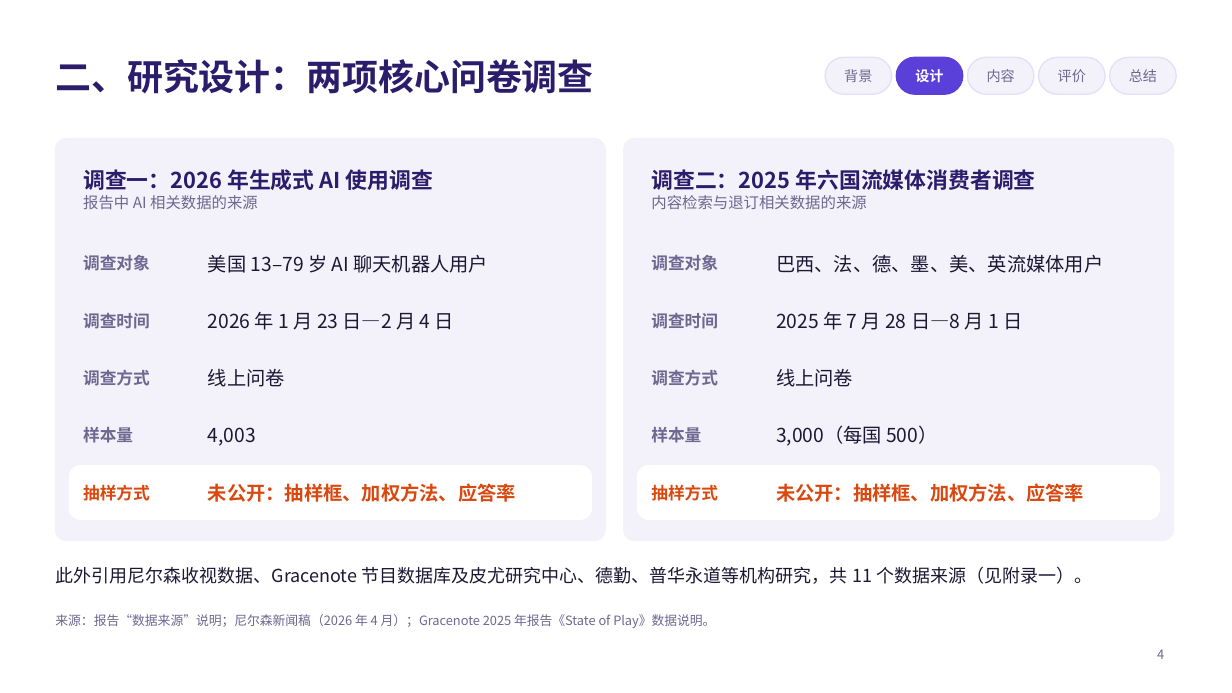
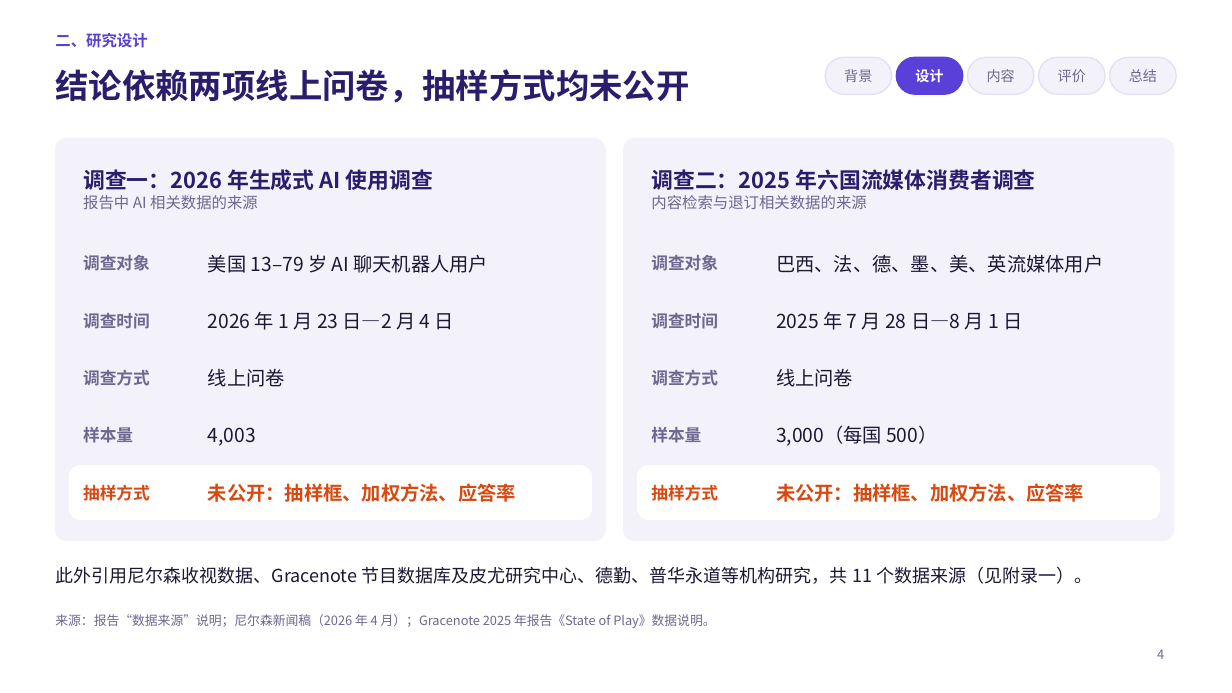
Before and after one commit to jayleo113/ppt, a slide deck: slide 4 of Gracenote报告解读_课堂汇报.pptx. Drawn at 1232x693 pixels with LibreOffice and Linux fonts; fonts in the diff are those of the drawing. Boxes give left, top, right and bottom in pixels: in the first picture for what was removed or moved away, otherwise in the second. Text is boxed around its words. In the diff, an @@ line names an element or a change of style, - is before the commit and + after.

```diff
--- a/Gracenote报告解读_课堂汇报.pptx
+++ b/Gracenote报告解读_课堂汇报.pptx
@@ text at [55,33,147,48]: text changed; size 28 to 12 pt; text colour #2B1D6B to #5B3FD9 @@
-二、研究设计：两项核心问卷调查
+二、研究设计
@@ title added at [55,69,689,103], 26 pt, text #2B1D6B, bold @@
+结论依赖两项线上问卷，抽样方式均未公开
```
Also in this commit, not shown: 12 other slides changed, 5 other files.
